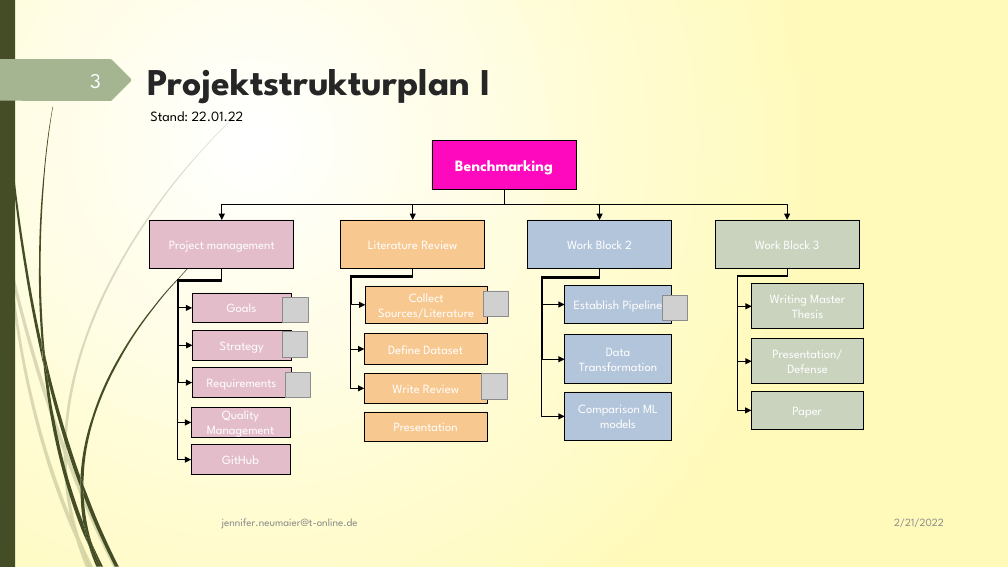
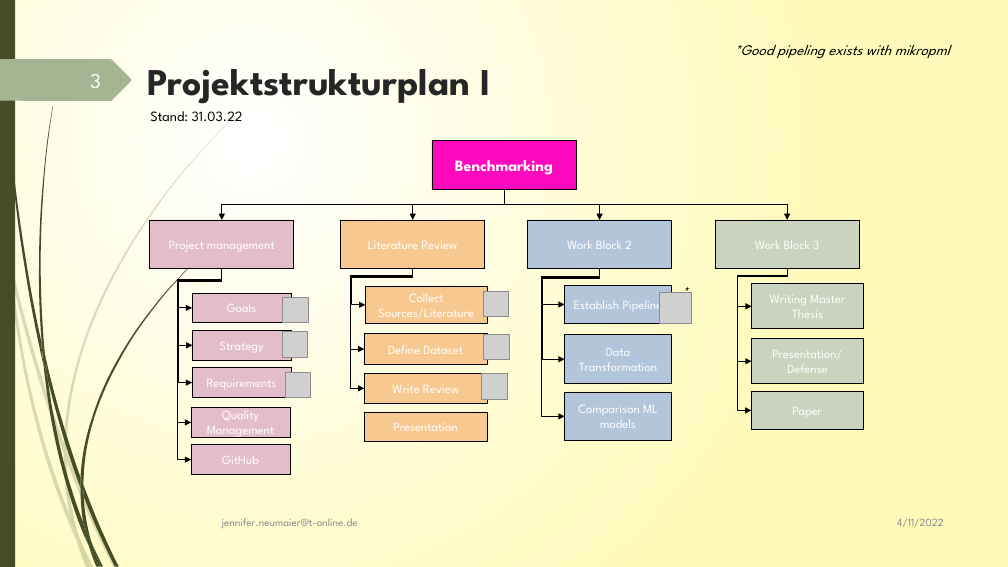
Before and after one commit to JenniferNeumaier/ml_coda, a slide deck: slide 3 of doc/Project_structure_notes.pptx. Drawn at 1008x567 pixels with LibreOffice and Linux fonts; fonts in the diff are those of the drawing; grey boxes stand for pictures. Boxes give left, top, right and bottom in pixels: in the first picture for what was removed or moved away, otherwise in the second. Text is boxed around its words. In the diff, an @@ line names an element or a change of style, - is before the commit and + after.

```diff
--- a/doc/Project_structure_notes.pptx
+++ b/doc/Project_structure_notes.pptx
@@ text added at (x1=734, y1=45, x2=950, y2=59), 14 pt, text #000000, italic @@
+*Good pipeling exists with mikropml
@@ text at (x1=150, y1=111, x2=243, y2=121): text changed @@
-Stand: 22.01.22
+Stand: 31.03.22
@@ picture added at (x1=659, y1=292, x2=691, y2=324) @@
@@ text added at (x1=675, y1=279, x2=700, y2=305), 14 pt, text #000000, italic @@
+*
@@ picture moved from (x1=662, y1=296, x2=688, y2=321) to (x1=484, y1=334, x2=510, y2=360) @@
@@ text at (x1=897, y1=518, x2=944, y2=527): text changed @@
-2/21/2022
+4/11/2022
```
Also in this commit, not shown: 14 other slides changed, 13 slides added, 6 other files.
